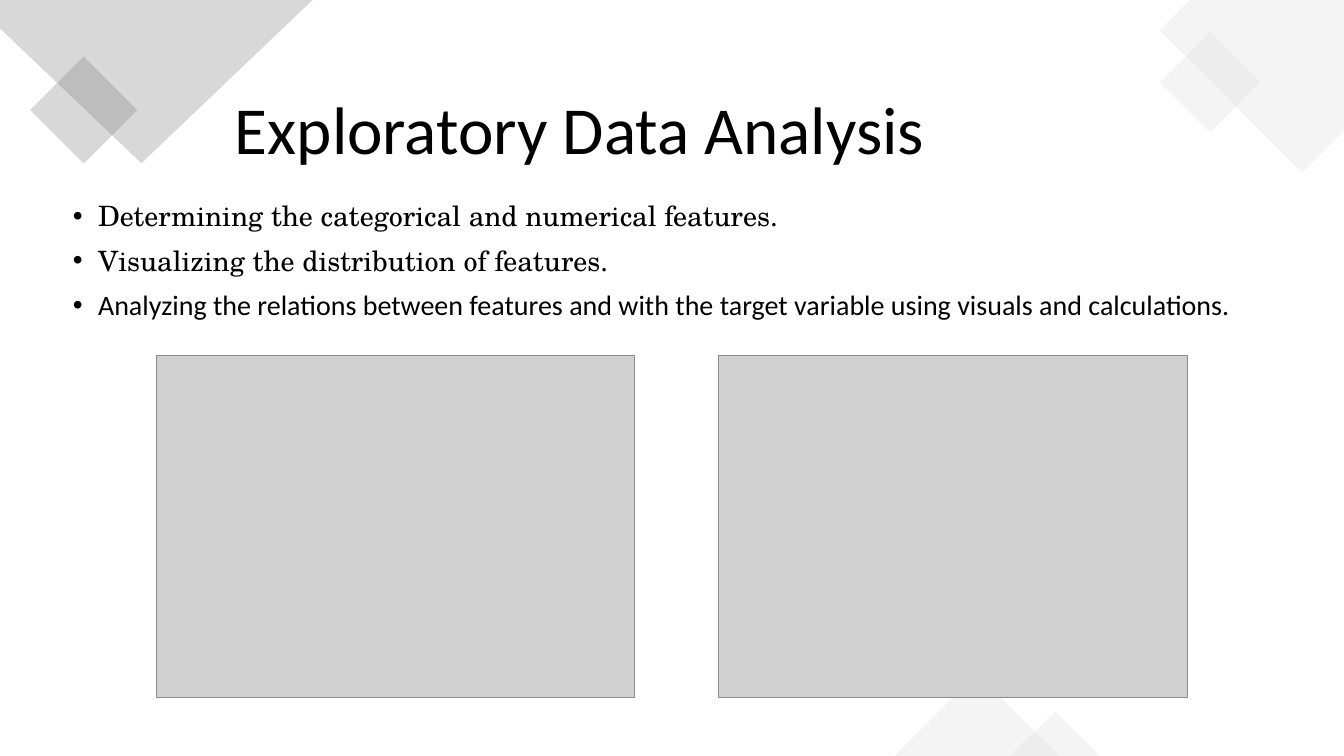
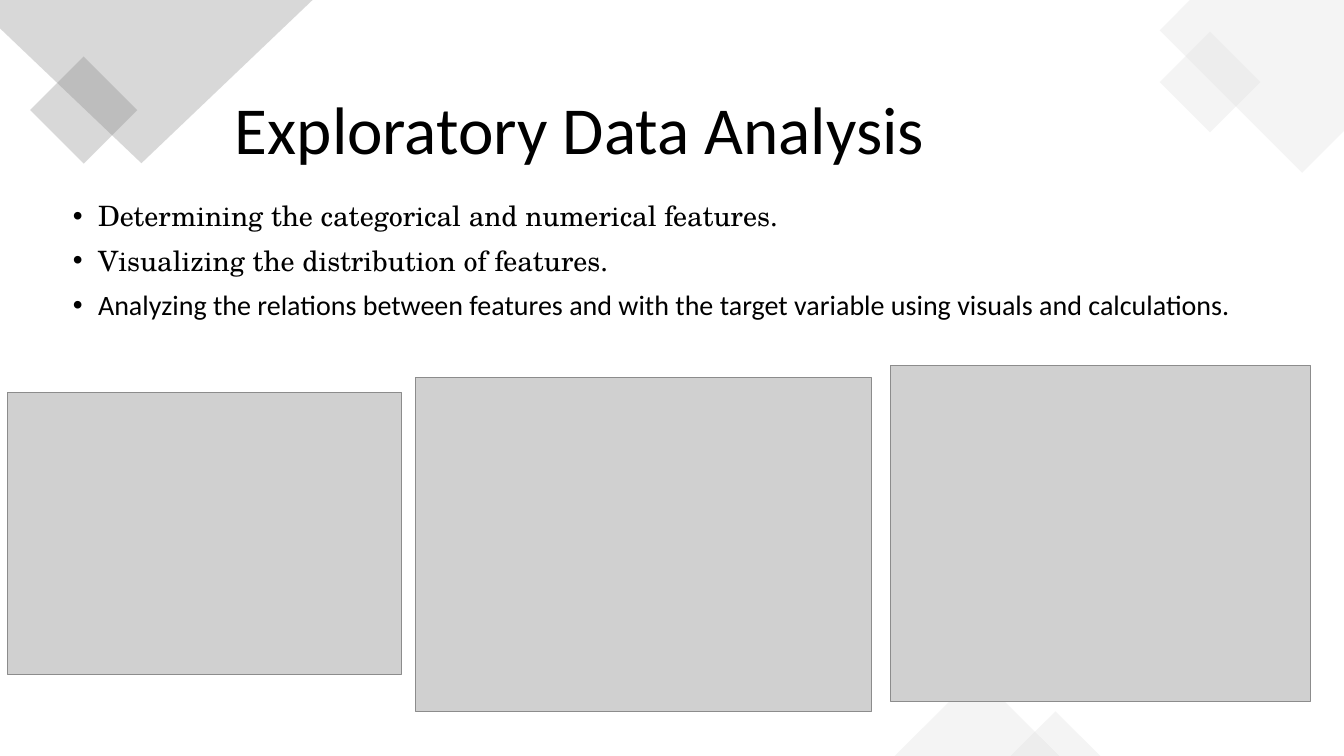
Before and after one commit to omaralsabbah/Fraud, a slide deck: slide 5 of Omar_AlSabbah_assignment_presentation.pptx. Drawn at 1344x756 pixels with LibreOffice and Linux fonts; fonts in the diff are those of the drawing; grey boxes stand for pictures. Boxes give left, top, right and bottom in pixels: in the first picture for what was removed or moved away, otherwise in the second. Text is boxed around its words. In the diff, an @@ line names an element or a change of style, - is before the commit and + after.

```diff
--- a/Omar_AlSabbah_assignment_presentation.pptx
+++ b/Omar_AlSabbah_assignment_presentation.pptx
@@ picture resized from (x1=719, y1=355, x2=1188, y2=698) to (x1=415, y1=378, x2=872, y2=712) @@
@@ picture added at (x1=890, y1=365, x2=1311, y2=701) @@
@@ picture resized from (x1=156, y1=355, x2=635, y2=698) to (x1=8, y1=392, x2=402, y2=675) @@
```
Also in this commit, not shown: 4 other slides changed, 1 slide added.
